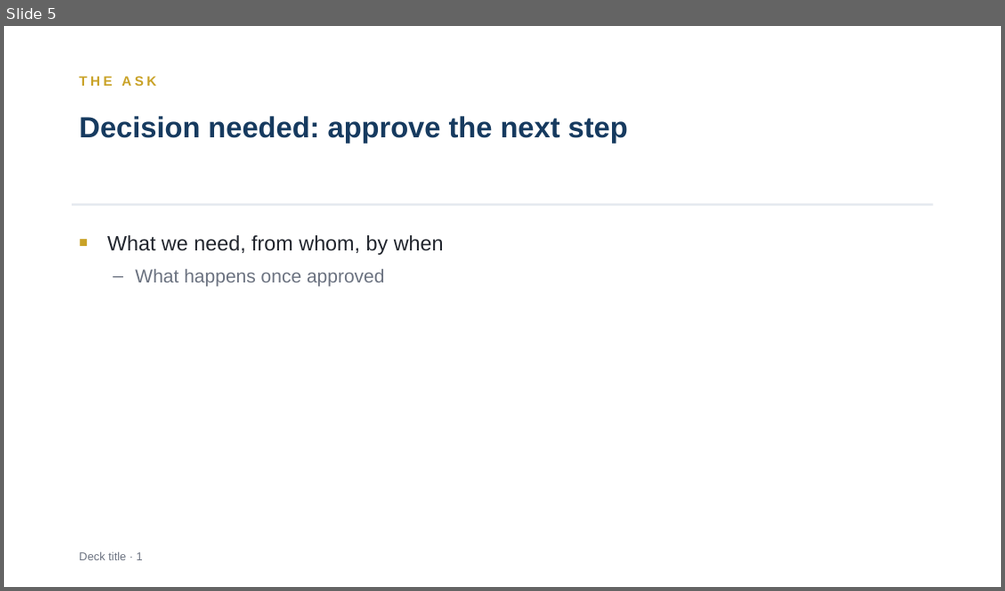
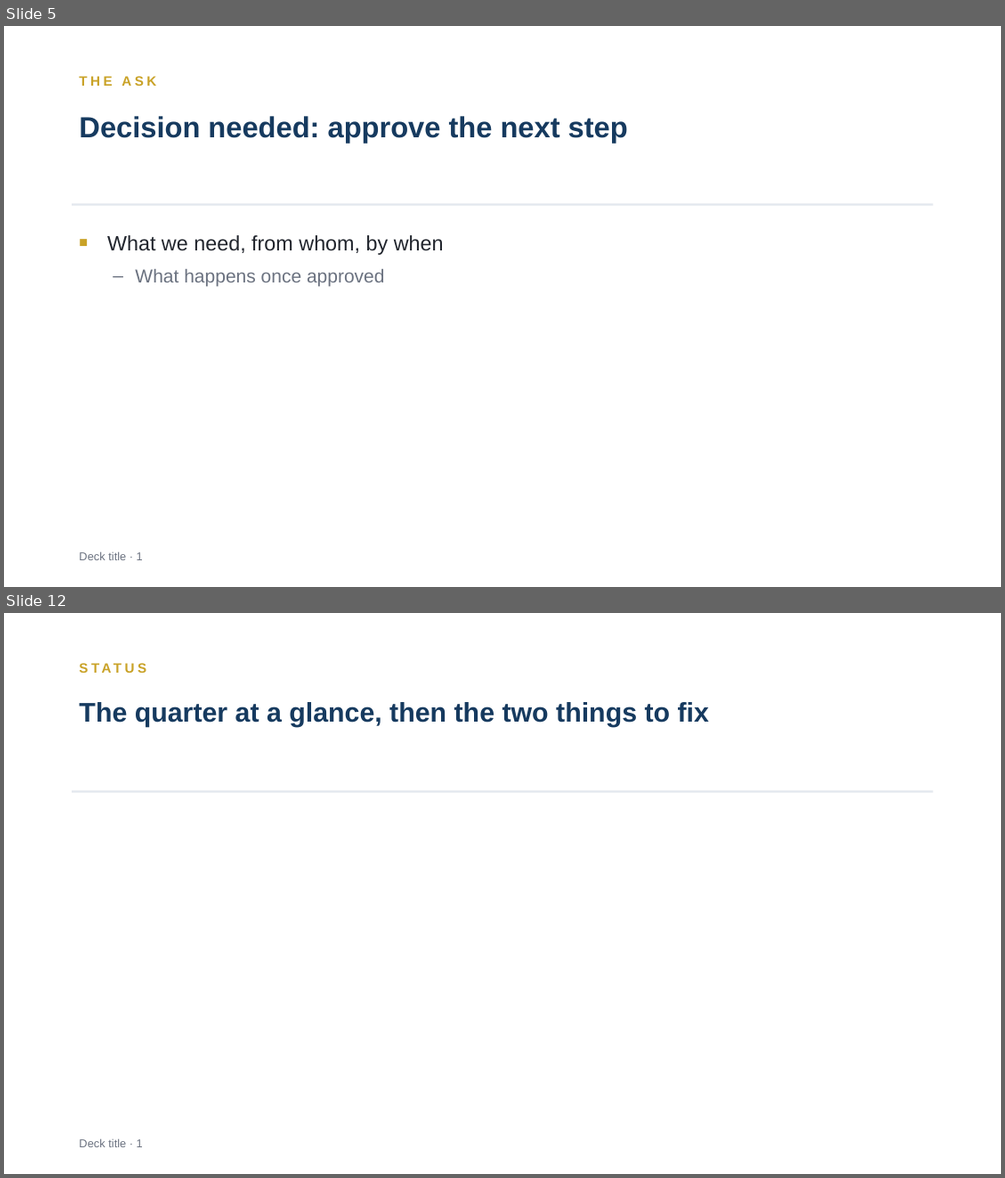
Before and after one commit to mthanhlm/vibe-production, a slide deck: skills/slide/assets/template.pptx. Shown one above the other, each under a label of ours: slide 5 before the commit, slides 5 and 12 after it; the slides between them are not shown. The pictures are 1005x591 and 1005x1178 pixels, drawn with LibreOffice and Linux fonts; fonts in the diff are those of the drawing. Boxes give left, top, right and bottom in pixels: in the first picture for what was removed or moved away, otherwise in the second. Text is boxed around its words. In the diff, an @@ line names an element or a change of style, - is before the commit and + after.

```diff
--- a/skills/slide/assets/template.pptx
+++ b/skills/slide/assets/template.pptx
@@ slide 12 added at (4,613,1001,1174), background #FFFFFF @@
@@ text added at (72,657,933,686), 13 pt, text #C9A227, bold @@
+STATUS
@@ text added at (79,702,709,727), 26 pt, text #163A5F, bold @@
+The quarter at a glance, then the two things to fix
@@ rectangle added at (72,790,933,793), fill #E3E7EE @@
@@ text added at (79,1139,143,1147), 11 pt, text #6B7280 @@
+Deck title · 1
```
Also in this commit, not shown: 11 other slides added, 25 other files.
